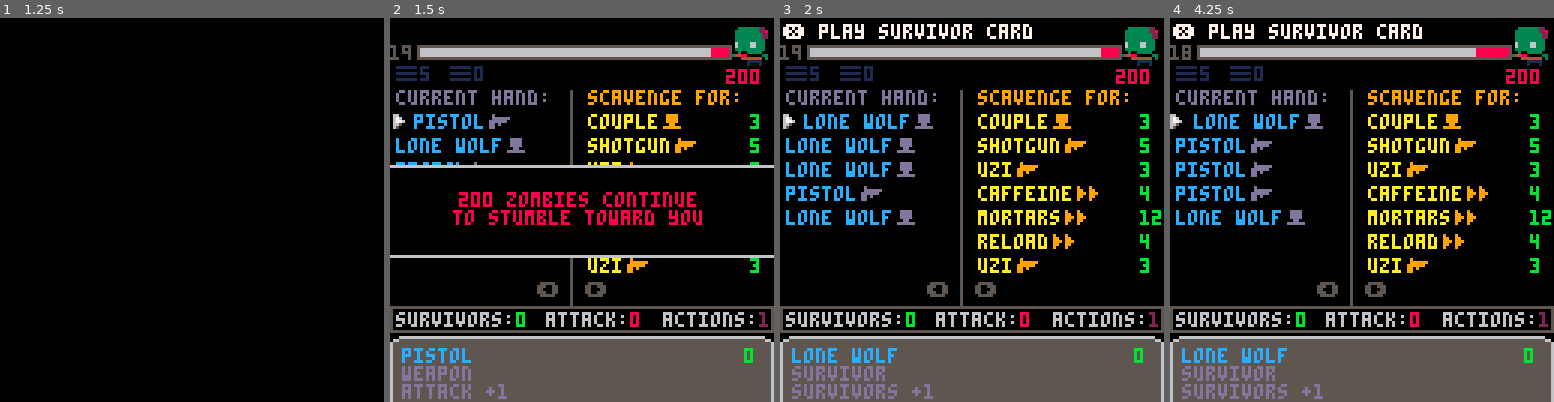
Above: before the commit, frames 1-4 (left to right).
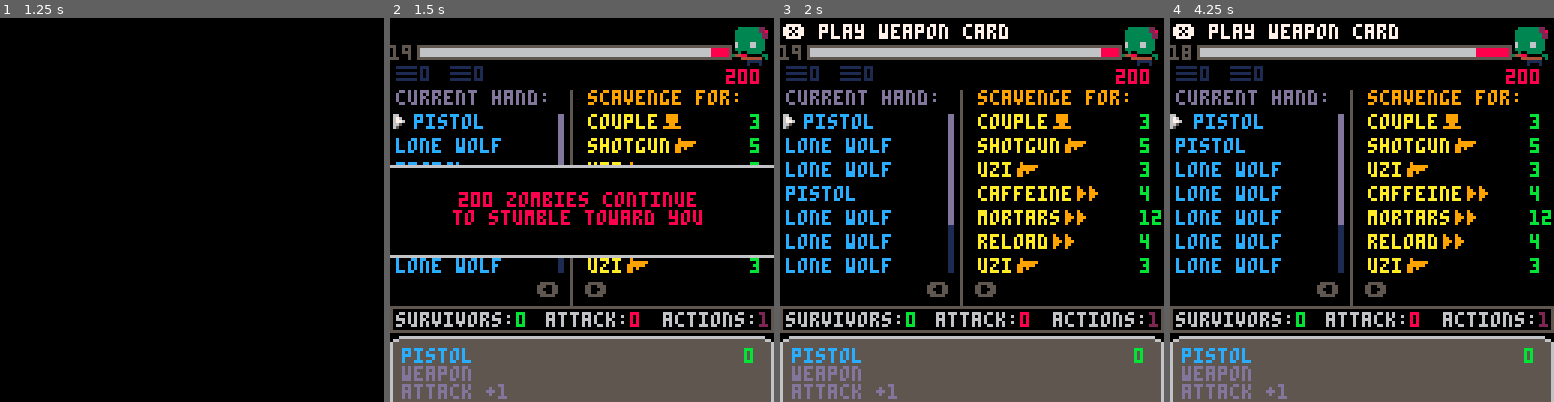
Above: after the commit, the same moments.

Repository: jeff-adams/pico8
Game: PICO-8 cartridge dev/zombie.p8
Same seed, same stepped clock (60 frames per second), same inputs: the game is played once before the commit and once after it.
Inputs:
- Up to frame 1 (1.25 s): tap X (X key) at 0.33, 1.07 s; tap O (Z key) at 0.7 s
- Up to frame 2 (1.5 s): no input
- Up to frame 3 (2 s): hold Right from 1.6 s (still down); tap O (Z key) at 1.7 s; tap X (X key) at 1.85 s
- Up to frame 4 (4.25 s): release Right at 2.1 s; tap O (Z key) every 0.4 s from 2.1 to 4.1 s; hold Up 2.15-2.42 s; hold Right 2.47-3.03 s; tap X (X key) at 2.97, 4.08 s; hold Left 3.08-3.58 s; hold Down 3.63-3.97 s; hold Right from 4.02 s (still down)

Frame 1 is identical in both runs. In frame 2, 1.0% of the frame differs, in the area x 1-46%, y 13-67%; in frame 3, 4.5%; in frame 4, 5.3%, in the area x 1-66%, y 1-100%.

Commit message:
Animate player turn | Bug with more than 7 cards in hand

Diff:
--- a/dev/zombie.p8
+++ b/dev/zombie.p8
@@ -8,11 +8,11 @@
 
 --◆juices
 --animate card dealing
---animate attack with player spr
---sfx for attacking needs work
 --splash page pixel art
 
 --◆fixes
+--more than 7 cards bug
+--way to refresh scavenge
 --balance cards
 
 --◆extras
@@ -231,13 +231,18 @@
 	played={}
 	current={card={},sel=1,cards=hand}
 	draw=shuffle_cards(create_draw())
-	draw_cards(5)
+	reset_player()
+	win=nil
+end
+
+function reset_player()
+	draw_cards(10)
 	acts=1
 	atk=0
 	surv=0
 	is_player_turn=true
-	win=nil
 	showncards_start=0
+	current.cards=hand
 end
 -->8
 --utilities
@@ -481,7 +486,7 @@
 		_sel=#current.cards
 	end
 	if _sel<=0 then
-		freeze=time()+1
+		freeze=time()+0.75
 		change_state(update_freeze,draw_game)
 		current.cards=scavenge
 		_sel=1
@@ -511,7 +516,7 @@
 		end
 	else
 		discard_hand()
-		init_player()
+		reset_player()
 		turning=0
 	end
 end
@@ -726,7 +731,10 @@
 function draw_hand()
 	print("current hand:",2,24,13)
 	if current.sel>showncards_start+7 then
+		debug={}
+		add(debug,showncards_start)
 		showncards_start=current.sel-7
+		add(debug,showncards_start)
 	end
 	if current.sel<showncards_start+1 then
 		showncards_start=max(0,current.sel-1)
@@ -740,10 +748,19 @@
 			print(_card.title,_x,i*8+24,12)
 			clip()
 		else
-			print(_card.title,_x,i*8+24,12)
+			if _card then
+				print(_card.title,_x,i*8+24,12)
+			end
 		end
 		pal(15,13)
-		spr(cardicons[_card.ctype],#_card.title*4+_x,i*8+22)
+		--spr(cardicons[_card.ctype],#_card.title*4+_x,i*8+22)
+	end
+	--scroll bar
+	if #hand>7 then
+		local _x,_y,_w,_h=56,32,1,52
+		local _ch=_h/#hand
+		rectfill(_x,_y,_x+_w,_y+52,1)
+		rectfill(_x,_y+showncards_start*_ch,_x+_w,_y+showncards_start*_ch+7*_ch,13)
 	end
 end
 
@@ -783,9 +800,20 @@
 end
 
 function draw_zombie()
-	palt(15)
+	palt(0,false)
+	palt(11,true)
 	local _s=flr(time()/1.1)%2==0 and 6 or 8
 	spr(_s,111,1,2,2)
+	palt()
+end
+
+function draw_player()
+	palt(11,true)
+	palt(0,false)
+	--player
+	spr(38,2,1,2,2,true)
+	--gun
+	spr(36,2,6,2,2)
 	palt()
 end
 
@@ -895,14 +923,26 @@
 	printc("to stumble toward you",64,8)
 	printc("❎ to continue",80,6)
 	draw_zombie()
+	draw_player()
 	draw_numbers()
 
 	if atking<0 then
 		--attack animation
-		if atking==-1 and atk>0 then
-			attack_horde()
-		end
-		atking-=1
+		if atk>0 then
+			if atking*-1<=atk then
+				--gunfire
+					sfx(11)
+			end
+			--bullet
+			local _bx,_by=min(16-atking*6,118),12
+			clip(0,0,118,20)
+			line(_bx,_by,_bx+3,_by,7)
+			clip()
+			if atking==-30 then
+				attack_horde()
+			end
+			atking-=1
+		end
 	end
 end
 
Not shown, changed: 41 lines of the sprite sheet (__gfx__) section of dev/zombie.p8
Not shown, changed: the sound effects (__sfx__) section of dev/zombie.p8
